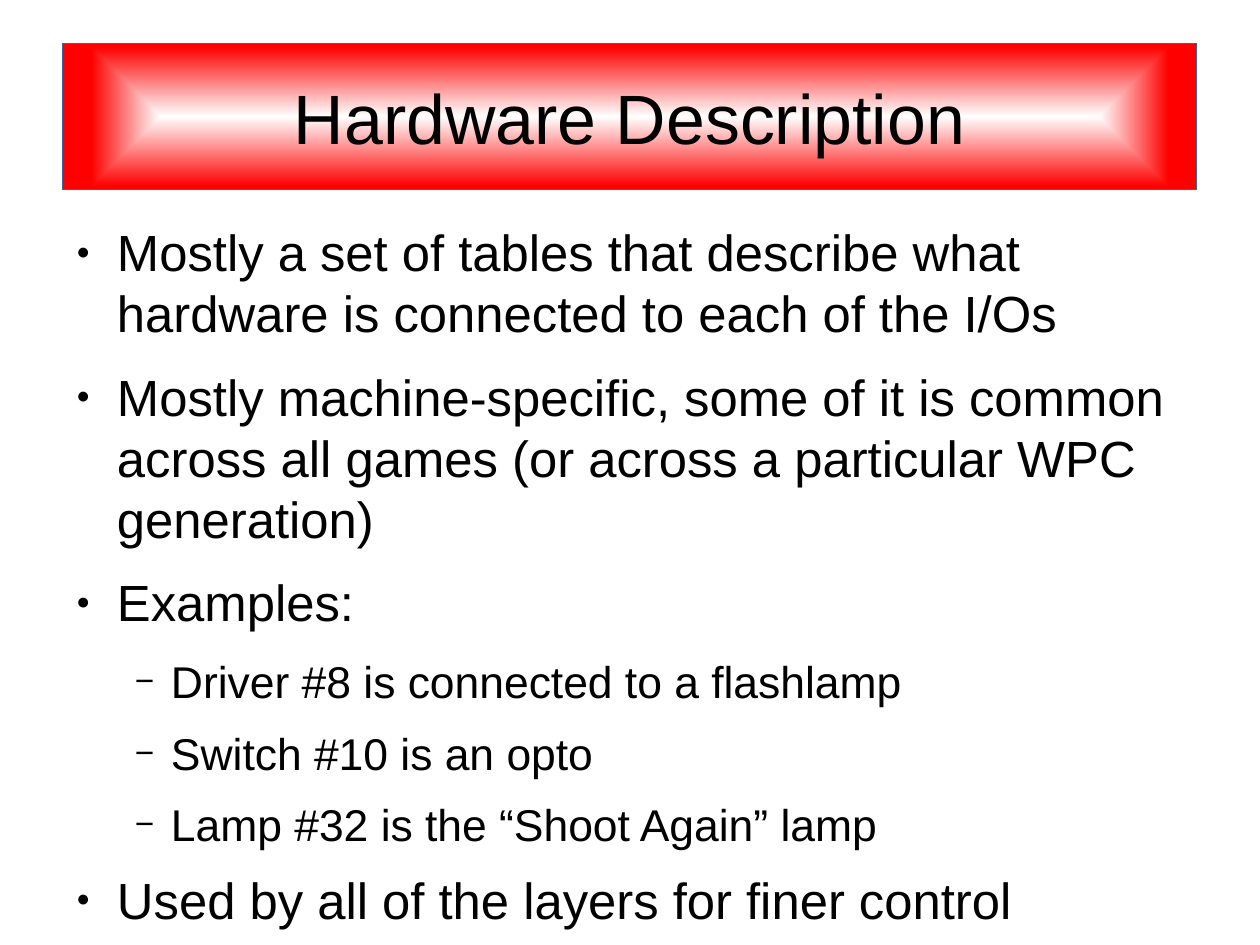
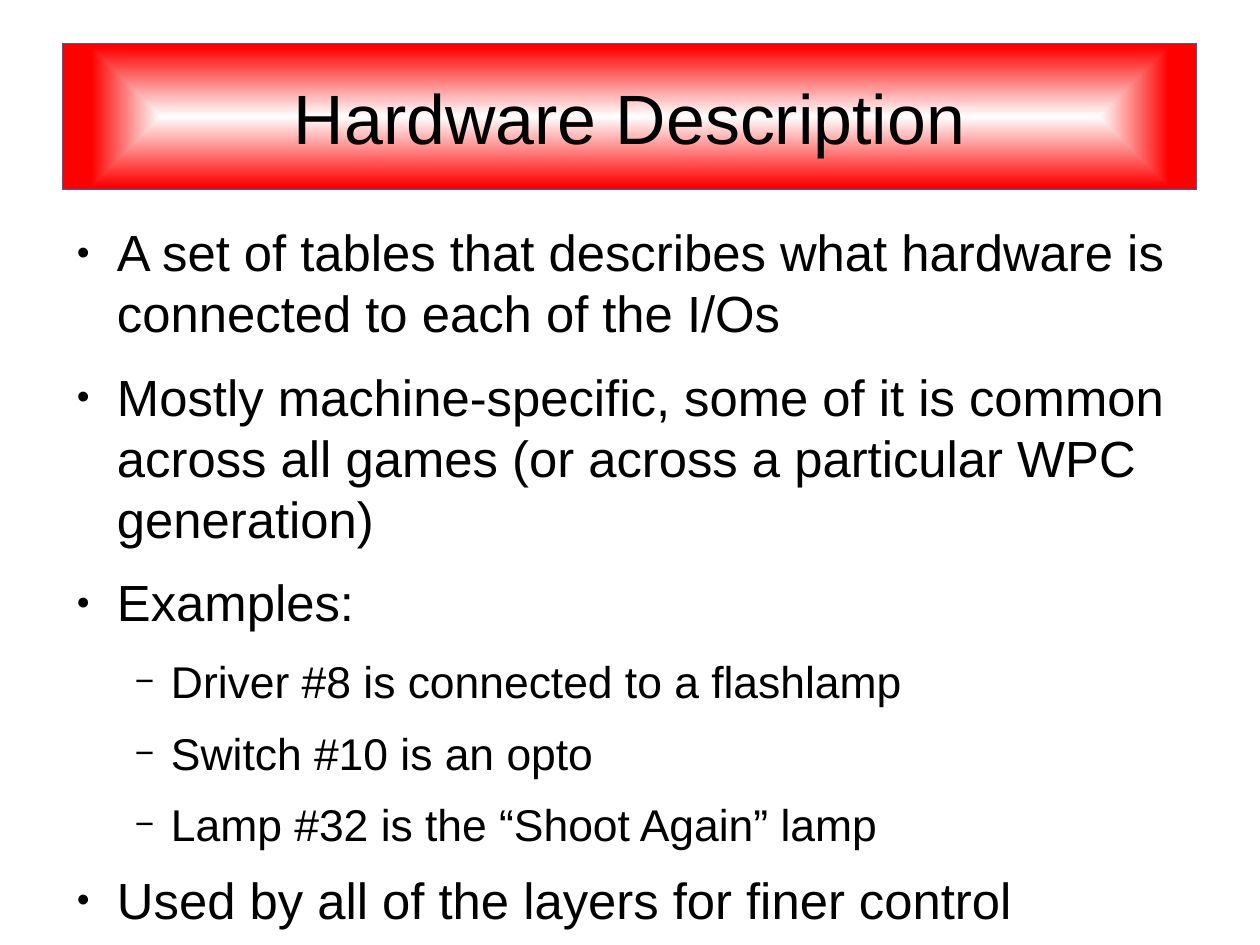
Before and after one commit to SonnyJim/freewpc, a slide deck: slide 11 of doc/freewpc.odp (slide 10 before the commit). Drawn at 1260x945 pixels with LibreOffice and Linux fonts; fonts in the diff are those of the drawing. Boxes give left, top, right and bottom in pixels: in the first picture for what was removed or moved away, otherwise in the second. Text is boxed around its words. In the diff, an @@ line names an element or a change of style, - is before the commit and + after.

```diff
--- a/doc/freewpc.odp
+++ b/doc/freewpc.odp
@@ text at (117,234,1164,333): text changed @@
-● Mostly a set of tables that describe what hardware is connected to each of the I/Os
+● A set of tables that describes what hardware is connected to each of the I/Os
```
Also in this commit, not shown: 5 other slides changed, 14 slides added.
